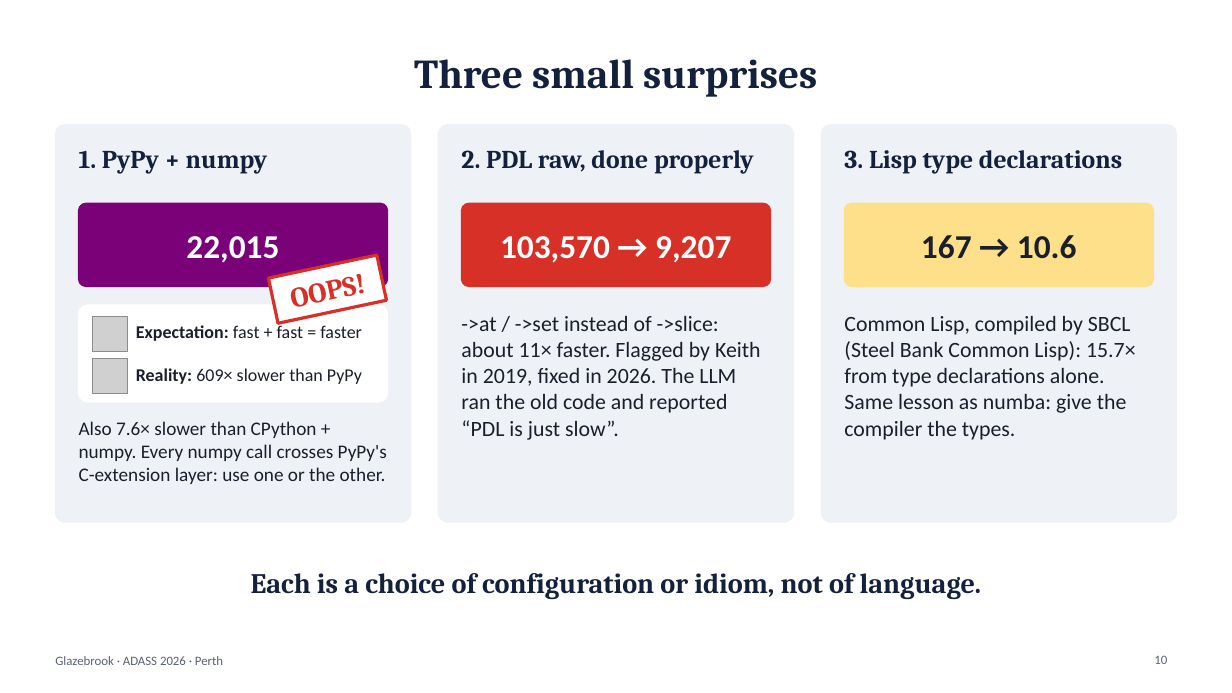
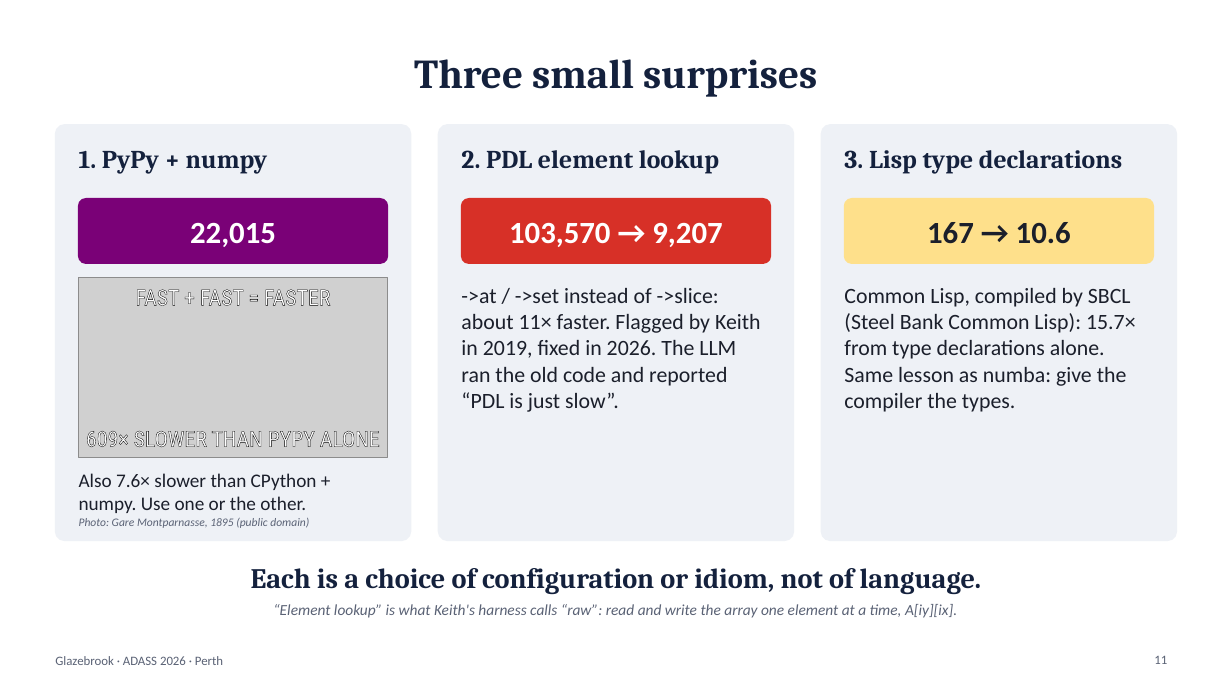
Before and after one commit to karlglazebrook/ADASS2026, a slide deck: slide 11 of talk/ADASS2026-talk.pptx (slide 10 before the commit). Drawn at 1232x693 pixels with LibreOffice and Linux fonts; fonts in the diff are those of the drawing; grey boxes stand for pictures. Boxes give left, top, right and bottom in pixels: in the first picture for what was removed or moved away, otherwise in the second. Text is boxed around its words. In the diff, an @@ line names an element or a change of style, - is before the commit and + after.

```diff
--- a/talk/ADASS2026-talk.pptx
+++ b/talk/ADASS2026-talk.pptx
@@ rounded rectangle: place and size @@
-rounded rectangle at (55, 125, 410, 522)
+rounded rectangle at (55, 125, 410, 541)
@@ rounded rectangle: place and size @@
-rounded rectangle at (438, 125, 793, 522)
+rounded rectangle at (438, 125, 793, 541)
@@ rounded rectangle: place and size @@
-rounded rectangle at (822, 125, 1177, 522)
+rounded rectangle at (822, 125, 1177, 541)
@@ text at (461, 150, 719, 174): text changed @@
-2. PDL raw, done properly
+2. PDL element lookup
@@ rounded rectangle: place and size @@
-rounded rectangle at (79, 203, 387, 287)
+rounded rectangle at (79, 199, 387, 263)
@@ rounded rectangle: place and size @@
-rounded rectangle at (461, 203, 770, 287)
+rounded rectangle at (461, 199, 770, 263)
@@ size 26 to 24 pt in 3 elements at (190, 222, 276, 247), (509, 223, 722, 247), (927, 222, 1071, 244) @@
@@ proportions changed in 3 elements at (79, 199, 387, 263), (461, 199, 770, 263), (845, 199, 1153, 263) @@
@@ rounded rectangle: place and size @@
-rounded rectangle at (845, 203, 1153, 287)
+rounded rectangle at (845, 199, 1153, 263)
@@ rectangle removed at (268, 255, 386, 323) @@
-OOPS!
@@ picture added at (79, 277, 387, 457) @@
@@ text at (136, 289, 330, 306): text changed; size 14 to 17 pt; font Calibri to Roboto Condensed; text colour #1B1F2B to #FFFFFF @@
-Expectation: fast + fast = faster
+FAST + FAST = FASTER
@@ text "->at / ->set instead of ...": place and size @@
-text "->at / ->set instead of ..." at (461, 316, 761, 440)
+text "->at / ->set instead of ..." at (461, 288, 761, 412)
@@ text "Common Lisp, compiled by SBCL ...": place and size @@
-text "Common Lisp, compiled by SBCL ..." at (844, 316, 1136, 440)
+text "Common Lisp, compiled by SBCL ..." at (844, 288, 1136, 412)
@@ rounded rectangle removed at (79, 305, 387, 402) @@
@@ picture removed at (92, 316, 128, 351) @@
@@ picture removed at (92, 359, 128, 394) @@
@@ text at (86, 431, 380, 447): text changed; size 14 to 17 pt; font Calibri to Roboto Condensed; text colour #1B1F2B to #FFFFFF @@
-Reality: 609× slower than PyPy
+609× SLOWER THAN PYPY ALONE
@@ text at (79, 473, 317, 513): text changed @@
-Also 7.6× slower than CPython + numpy. Every numpy call crosses PyPy's C-extension layer: use one or the other.
+Also 7.6× slower than CPython + numpy. Use one or the other.
@@ text added at (79, 518, 309, 528), 9 pt, text #5A6275, italic @@
+Photo: Gare Montparnasse, 1895 (public domain)
@@ text "Each is a choice of ...": place and size @@
-text "Each is a choice of ..." at (251, 573, 982, 599)
+text "Each is a choice of ..." at (251, 568, 982, 594)
@@ text added at (273, 604, 957, 618), 12 pt, text #5A6275, italic @@
+“Element lookup” is what Keith's harness calls “raw”: read and write the array one element at a time, A[iy][ix].
@@ page number at (1154, 656, 1167, 664): text changed @@
-10
+11
```
Also in this commit, not shown: 8 other slides changed, 3 slides added, 1 slide removed, 7 other files.
